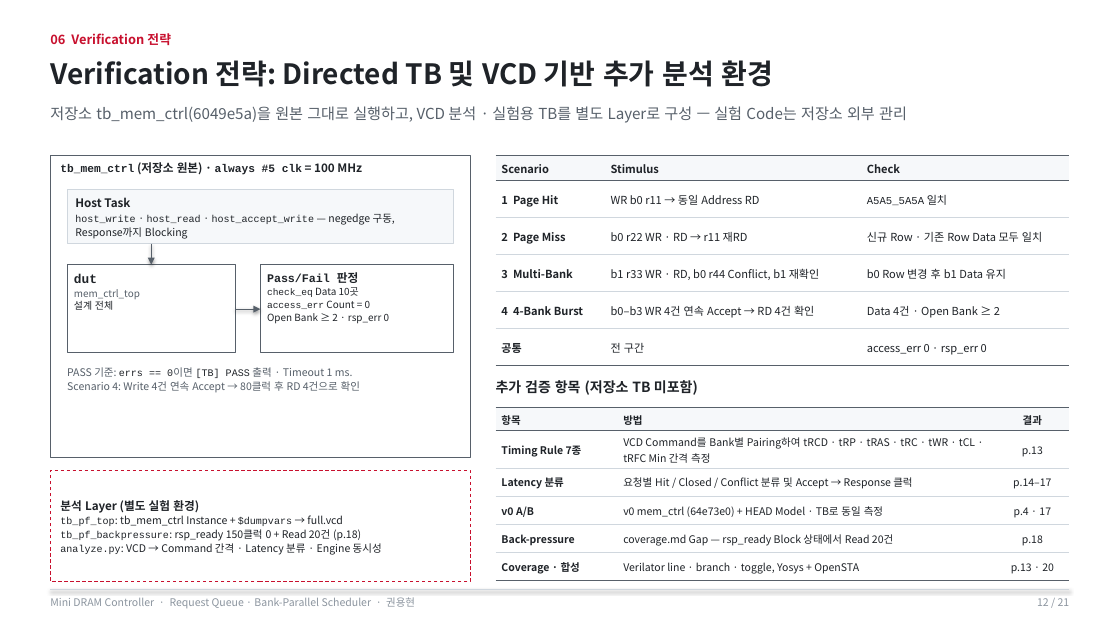
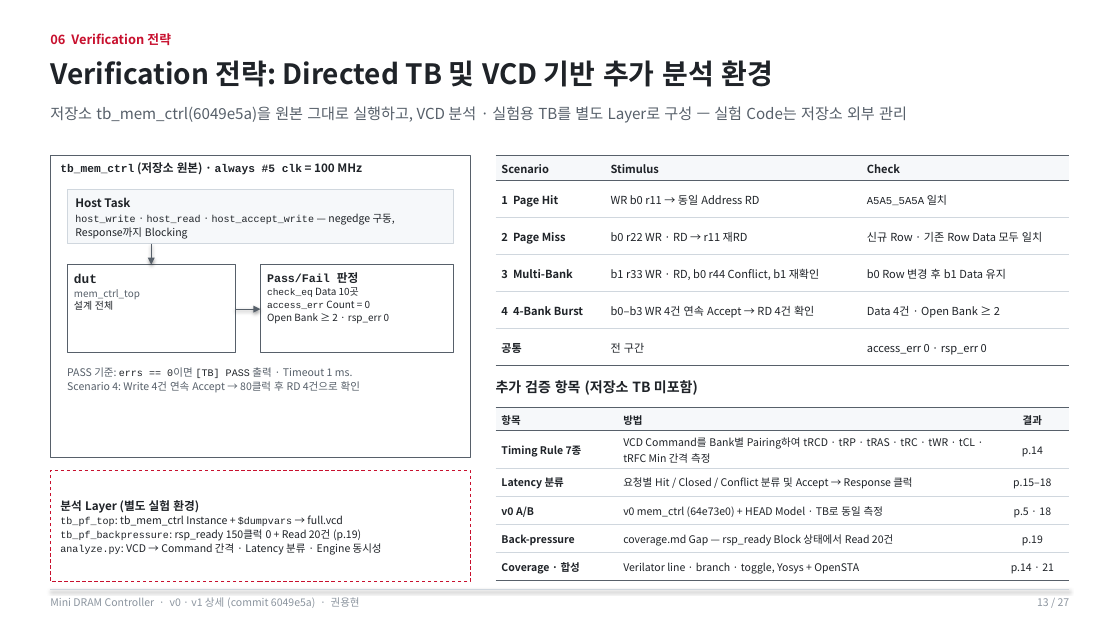
Before and after one commit to yhkwon-git/mini-dram-controller, a slide deck: slide 13 of portfolio-deck/MiniDramController_Portfolio.pptx (slide 12 before the commit). Drawn at 1120x630 pixels with LibreOffice and Linux fonts; fonts in the diff are those of the drawing. Boxes give left, top, right and bottom in pixels: in the first picture for what was removed or moved away, otherwise in the second. Text is boxed around its words. In the diff, an @@ line names an element or a change of style, - is before the commit and + after.

```diff
--- a/portfolio-deck/MiniDramController_Portfolio.pptx
+++ b/portfolio-deck/MiniDramController_Portfolio.pptx
@@ table at box(496, 408, 1070, 578) @@
-row 2, column 3: p.13
+row 2, column 3: p.14
-row 3, column 3: p.14–17
+row 3, column 3: p.15–18
-row 4, column 3: p.4 · 17
+row 4, column 3: p.5 · 18
-row 5, column 3: p.18
+row 5, column 3: p.19
-row 6, column 3: p.13 · 20
+row 6, column 3: p.14 · 21
@@ text in rectangle at box(60, 529, 361, 541): text changed @@
-tb_pf_backpressure: rsp_ready 150클럭 0 + Read 20건 (p.18)
+tb_pf_backpressure: rsp_ready 150클럭 0 + Read 20건 (p.19)
@@ text at box(50, 597, 360, 608): text changed @@
-Mini DRAM Controller · Request Queue · Bank-Parallel Scheduler · 권용현
+Mini DRAM Controller · v0 · v1 상세 (commit 6049e5a) · 권용현
@@ text at box(1037, 598, 1070, 606): text changed @@
-12 / 21
+13 / 27
```
Also in this commit, not shown: 20 other slides changed, 6 slides added, 3 other files.
